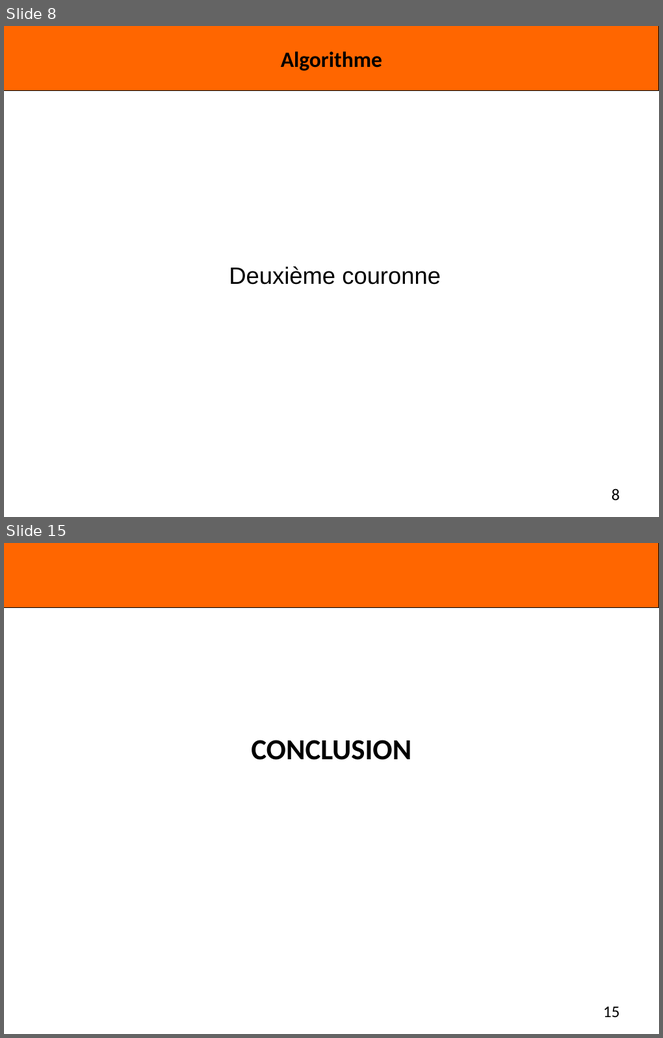
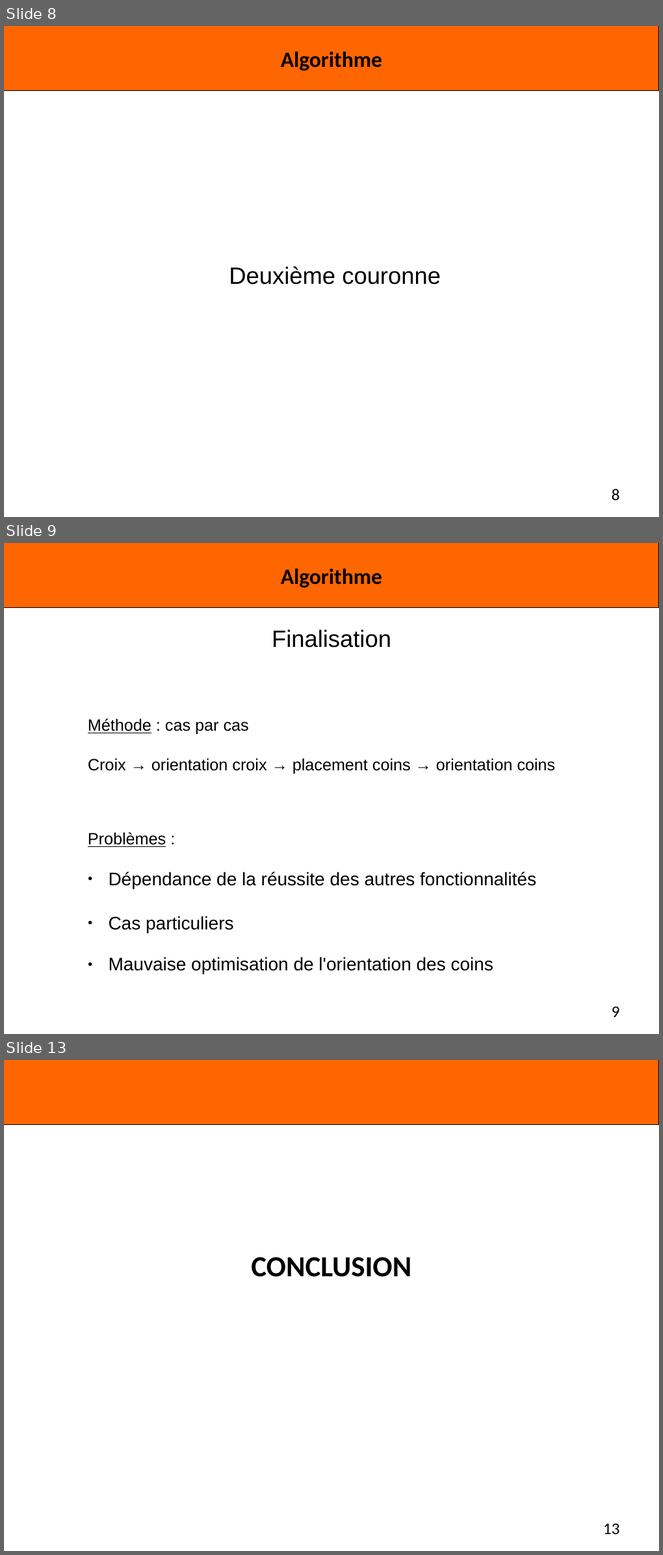
Before and after one commit to Miaxos/Polux, a slide deck: diapo_Presentation_poqb_soutenance_vendredi_15_janvier_2016.odp. Shown one above the other, each under a label of ours: slides 8 and 15 before the commit, slides 8, 9 and 13 after it; the slides between them are not shown. The pictures are 663x1038 and 663x1555 pixels, drawn with LibreOffice and Linux fonts; fonts in the diff are those of the drawing; background and template pictures are left out. Boxes give left, top, right and bottom in pixels: in the first picture for what was removed or moved away, otherwise in the second. Text is boxed around its words. In the diff, an @@ line names an element or a change of style, - is before the commit and + after.

```diff
--- a/diapo_Presentation_poqb_soutenance_vendredi_15_janvier_2016.odp
+++ b/diapo_Presentation_poqb_soutenance_vendredi_15_janvier_2016.odp
@@ slide 9 added at [4,543,659,1034], background #FFFFFF; not listed: 1 template element that a slide beside it also shows @@
@@ title added at [281,568,382,588], 24 pt, text #000000, bold @@
+Algorithme
@@ text added at [272,629,391,648], 26 pt, text #000000 @@
+Finalisation
@@ text added at [88,719,556,774], 18 pt, text #000000 @@
+Méthode : cas par cas
+Croix → orientation croix → placement coins → orientation coins
@@ text added at [88,832,536,975], 20 pt, text #000000 @@
+Problèmes :
+● Dépendance de la réussite des autres fonctionnalités
+● Cas particuliers
+● Mauvaise optimisation de l'orientation des coins
@@ page number added at [612,1006,620,1017], 18 pt, text #000000 @@
+9
@@ what was slide 15 is now slide 13 @@
@@ page number at [603,1523,620,1534]: text changed @@
-15
+13
```
Also in this commit, not shown: 4 slides changed, 1 other slide added, 4 slides removed.
